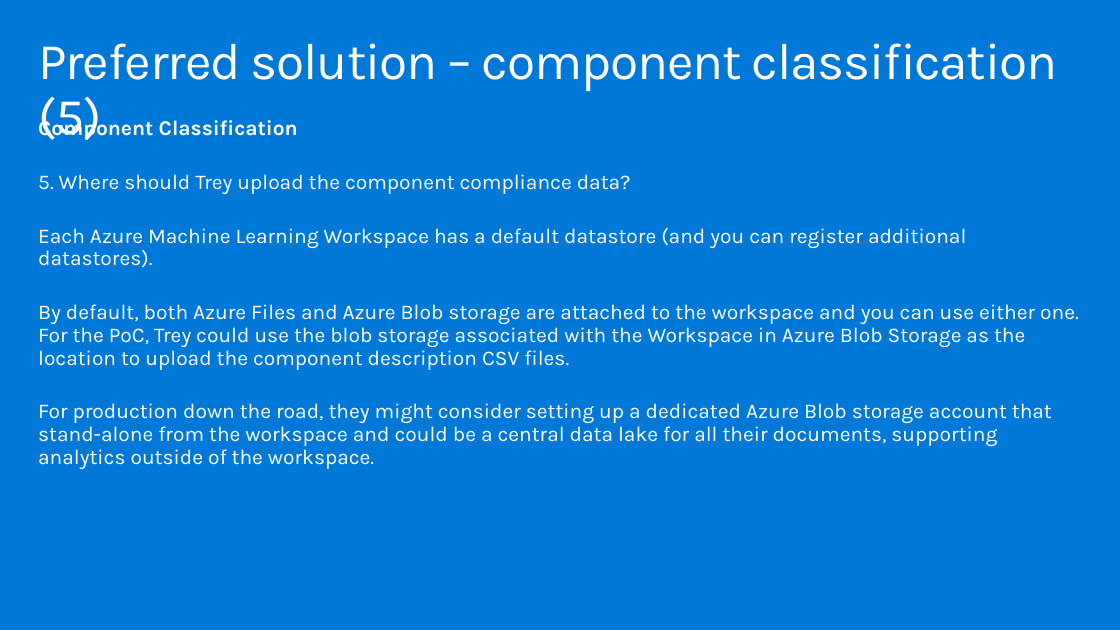
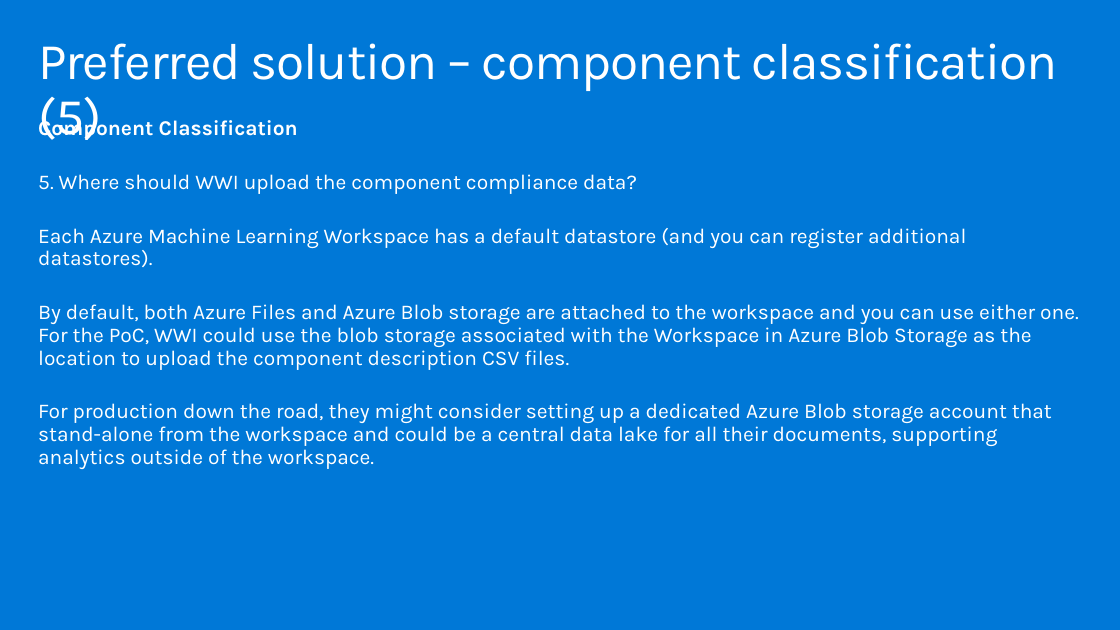
Before and after one commit to tgokal/MCW-ML-Ops, a slide deck: slide 17 of Whiteboard design session/WDS trainer presentation - MLOps.pptx. Drawn at 1120x630 pixels with LibreOffice and Linux fonts; fonts in the diff are those of the drawing. Boxes give left, top, right and bottom in pixels: in the first picture for what was removed or moved away, otherwise in the second. Text is boxed around its words. In the diff, an @@ line names an element or a change of style, - is before the commit and + after.

```diff
--- a/Whiteboard design session/WDS trainer presentation - MLOps.pptx
+++ b/Whiteboard design session/WDS trainer presentation - MLOps.pptx
@@ text at (x1=38, y1=174, x2=637, y2=194): text changed @@
-5. Where should Trey upload the component compliance data?
+5. Where should WWI upload the component compliance data?
@@ text at (x1=38, y1=304, x2=1079, y2=370): text changed @@
-By default, both Azure Files and Azure Blob storage are attached to the workspace and you can use either one. For the PoC, Trey could use the blob storage associated with the Workspace in Azure Blob Storage as the location to upload the component description CSV files.
+By default, both Azure Files and Azure Blob storage are attached to the workspace and you can use either one. For the PoC, WWI could use the blob storage associated with the Workspace in Azure Blob Storage as the location to upload the component description CSV files.
```
Also in this commit, not shown: 12 other slides changed, 4 other files.
